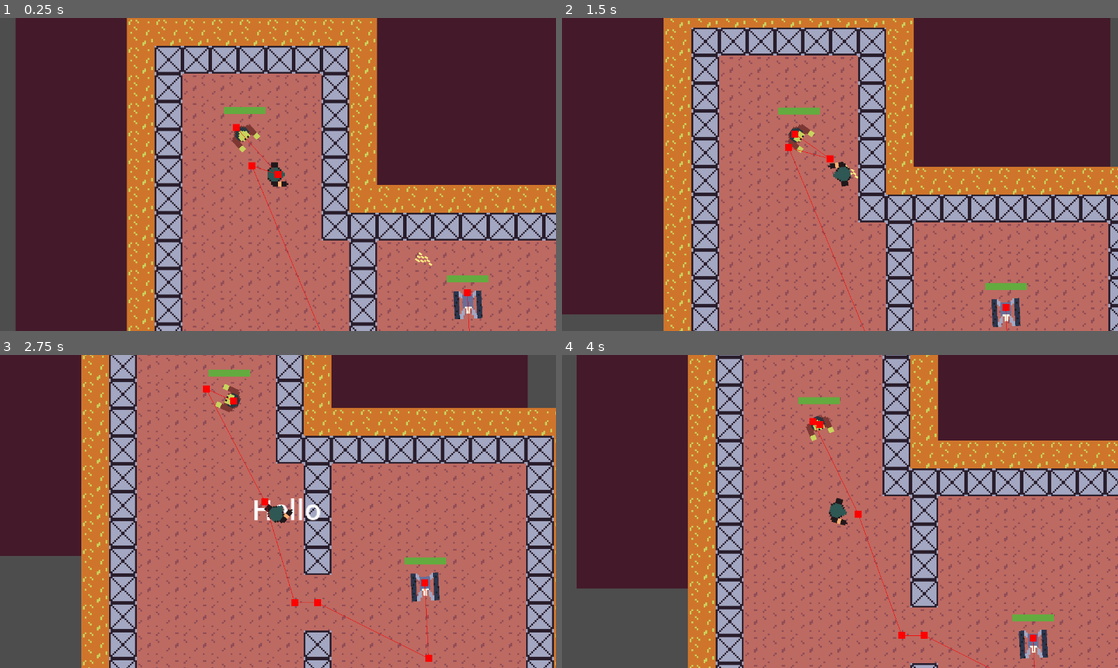
Above: before the commit, frames 1-4 (two rows, left to right).
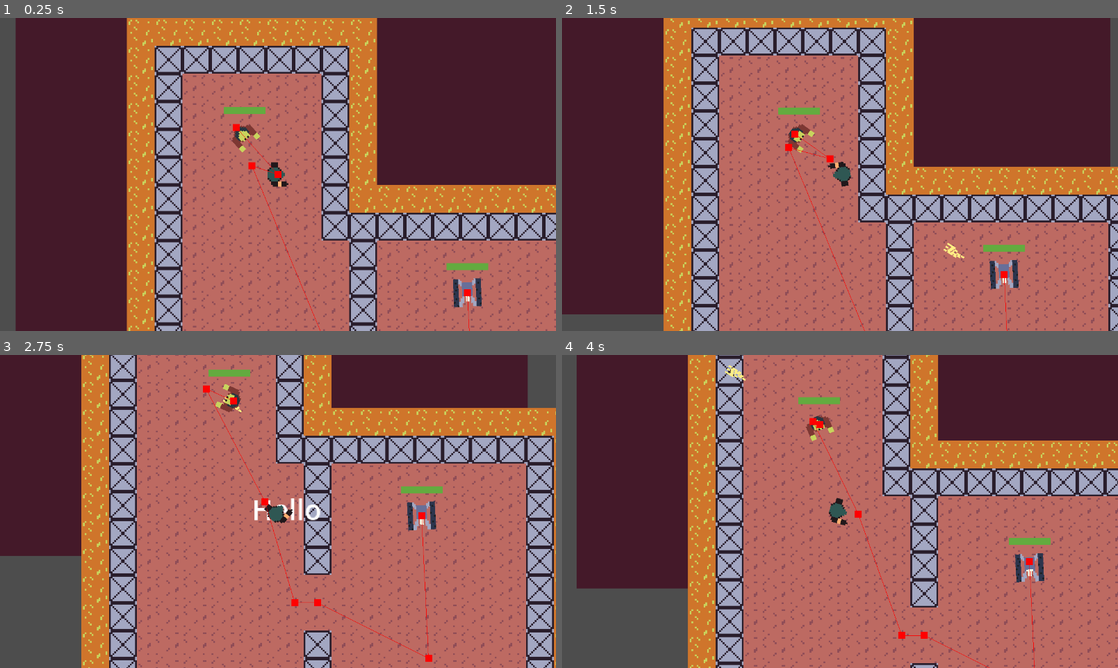
Above: after the commit, the same moments.

Repository: pjz987/repurposed
Game: Godot game, scene res://room.tscn
The game is run twice, just before and just after one commit, with the same random seed, the same clock (stepped at 60 frames per second) and the same inputs.
Inputs (mouse positions are in pixels of both pictures, inside the frame that each line leads up to):
- Up to frame 1 (0.25 s): no input
- Up to frame 2 (1.5 s): move the mouse to (962, 158) at 0.52 s; hold Right (ui_right) 0.53-1.28 s; tap Space (SPACE) at 0.6, 1.35 s; click (962, 158) at 0.67 s; tap Enter at 1.25 s; move the mouse to (728, 190) at 1.27 s; hold Down (ui_down) from 1.28 s (still down)
- Up to frame 3 (2.75 s): move the mouse to (333, 442) at 2.02 s; release Down (ui_down) at 2.03 s; hold Right (ui_right) from 2.03 s (still down); tap Space (SPACE) at 2.1 s
- Up to frame 4 (4 s): tap Space (SPACE) at 2.75, 2.85, 3.6 s; move the mouse to (812, 574) at 2.77 s; release Right (ui_right) at 2.78 s; hold Up (ui_up) 2.78-3.53 s; click (812, 574) at 2.92 s; tap Enter at 3.5 s; move the mouse to (1006, 558) at 3.52 s; hold Left (ui_left) from 3.53 s (still down)

The runs differ from the first frame. In frame 1, 0.8% of the frame differs, in the area x 74-88%, y 74-97%; in frame 2, 1.0%; in frame 3, 1.0%; in frame 4, 1.1%, in the area x 29-89%, y 3-98%.

Commit message:
made tank pause, accidentally made lightning spray

Diff:
--- a/lightning.tscn
+++ b/lightning.tscn
@@ -19,6 +19,7 @@
 shape = SubResource("CapsuleShape2D_888k8")
 
 [node name="Timer" type="Timer" parent="."]
+wait_time = 0.2
 autostart = true
 
 [connection signal="timeout" from="Timer" to="." method="_on_timer_timeout"]
--- a/tank_enemy.gd
+++ b/tank_enemy.gd
@@ -1,6 +1,6 @@
 class_name TankEnemy extends CharacterBody2D
 
-const SPEED = 30
+var SPEED = 30
 
 @export var Goal: Node = null
 
@@ -43,10 +43,13 @@
 	#print(ray_cast_2d.target_position.length())
 	if ray_cast_2d.target_position.length() < shooting_distance and not ray_cast_2d.is_colliding():
 		if not is_lightning_timeout:
+			SPEED = 0
+			await get_tree().create_timer(0.5).timeout
 			fire_lightning()
 			is_lightning_timeout = true
 			await get_tree().create_timer(lightning_timeout).timeout
 			is_lightning_timeout = false
+			SPEED = 30
 
 func fire_lightning():
 	var lightning_scene: Lightning = LIGHTNING_SCENE.instantiate()
